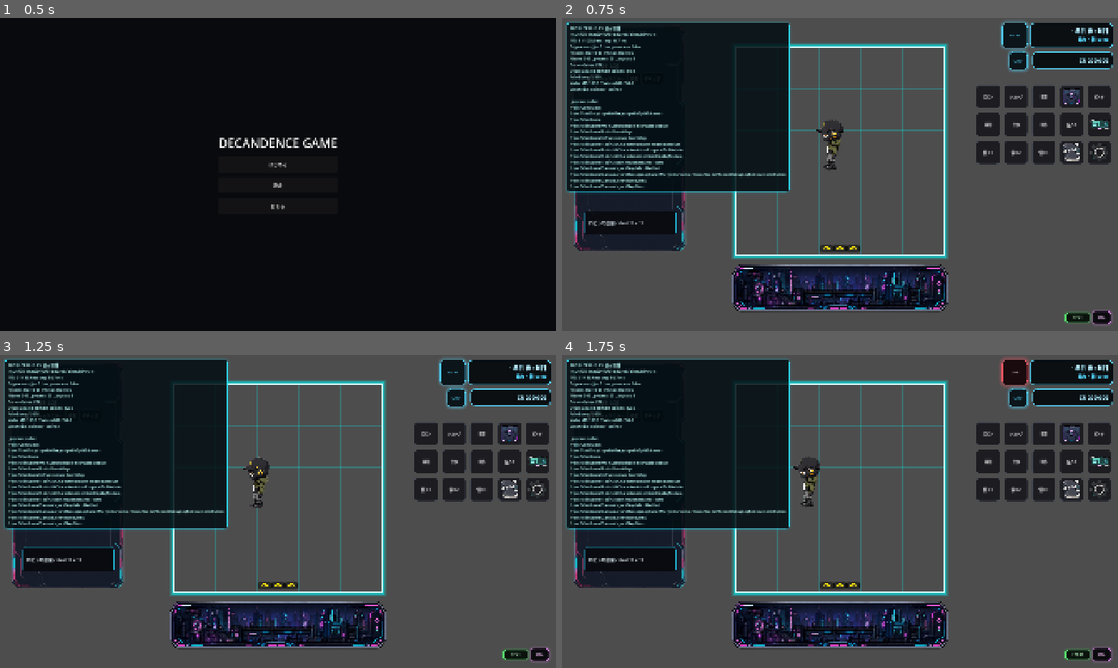
Above: before the commit, frames 1-4 (two rows, left to right).
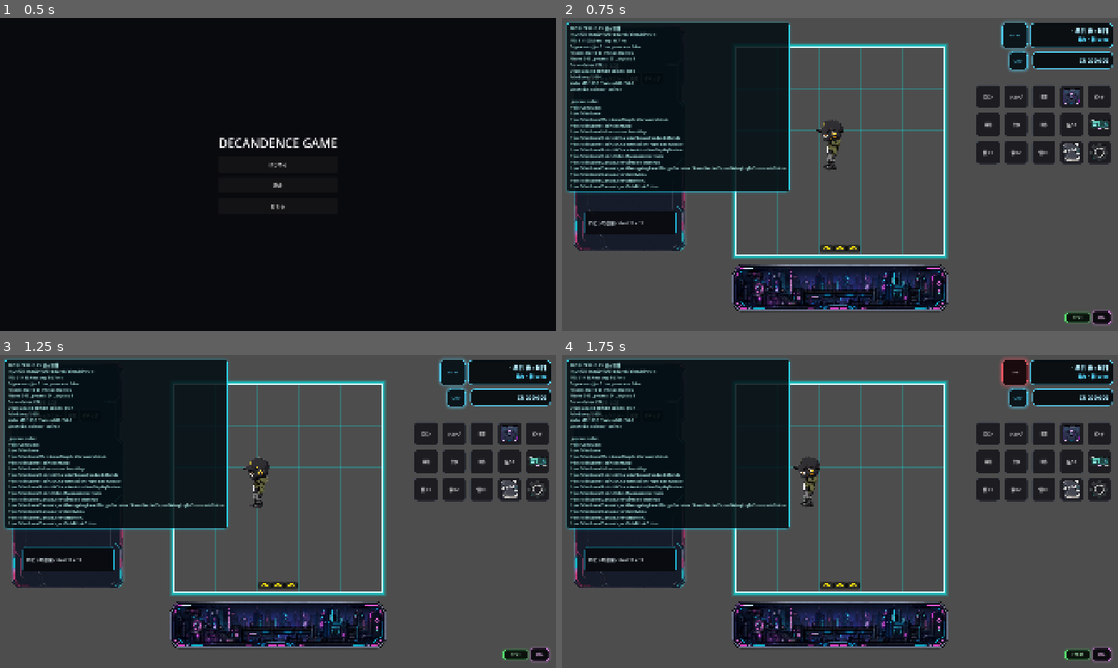
Above: after the commit, the same moments.

Repository: grimoire1089-coder/optimistic
Game: Godot game, scene res://Scenes/Boot/TitleScene.tscn
Two runs of this game, one before a commit and one after it. Both use one fixed random seed, a clock stepped at 60 frames per second and the inputs below. Sound files missing from this copy of the repository are replaced by a short silence.
Inputs:
- Up to frame 1 (0.5 s): no input
- Up to frame 2 (0.75 s): click "はじめる" at 0.5 s
- Up to frame 3 (1.25 s): no input
- Up to frame 4 (1.75 s): click "BGM" at 1.25 s

Frame 1 is identical in both runs. In frame 2, 1.2% of the frame differs, in the area x 3-41%, y 16-55%; in frame 3, 1.2%, in the area x 3-41%, y 12-55%; in frame 4, 1.2%.

Commit message:
Remove per-frame encyclopedia split correction

Diff:
--- a/Scripts/UI/Encyclopedia/Modules/EncyclopediaSplitBalancer.gd
+++ b/Scripts/UI/Encyclopedia/Modules/EncyclopediaSplitBalancer.gd
@@ -4,46 +4,40 @@
 const FOOD_PAGE_PATH := NodePath("ScreenMargin/MainPanel/MainMargin/RootRows/CategoryTabs/FoodPage")
 const HALF_RATIO := 0.5
 const RETRY_SECONDS := 0.05
-const MAX_RETRY_COUNT := 30
+const MAX_RETRY_COUNT := 12
 const DRAGGER_HIDDEN_COLLAPSED := 2
 
 var _overlay: Control
 var _food_page_split: HSplitContainer
 var _retry_count := 0
-var _last_applied_width := -1.0
+var _is_retrying := false
 
 
 func _ready() -> void:
 	process_mode = Node.PROCESS_MODE_ALWAYS
-	set_process(true)
+	set_process(false)
 	if not get_tree().node_added.is_connected(_on_node_added):
 		get_tree().node_added.connect(_on_node_added)
 	call_deferred("_refresh_overlay_refs")
 
 
-func _process(_delta: float) -> void:
-	if _food_page_split == null or not is_instance_valid(_food_page_split):
-		_refresh_overlay_refs()
+func _on_node_added(node: Node) -> void:
+	if node == null:
 		return
-	if _overlay == null or not is_instance_valid(_overlay) or not _overlay.visible:
-		return
-	_apply_half_split()
-
-
-func _on_node_added(_node: Node) -> void:
-	call_deferred("_refresh_overlay_refs")
+	if node.is_in_group(ENCYCLOPEDIA_GROUP):
+		call_deferred("_refresh_overlay_refs")
 
 
 func _refresh_overlay_refs() -> void:
 	var overlay_node := get_tree().get_first_node_in_group(ENCYCLOPEDIA_GROUP)
 	if not (overlay_node is Control):
-		_retry_half_split()
+		_schedule_retry()
 		return
 
 	_overlay = overlay_node as Control
 	_food_page_split = _overlay.get_node_or_null(FOOD_PAGE_PATH) as HSplitContainer
 	if _food_page_split == null:
-		_retry_half_split()
+		_schedule_retry()
 		return
 
 	_lock_split_dragger()
@@ -60,6 +54,13 @@
 	if _food_page_split != null:
 		if not _food_page_split.resized.is_connected(_apply_half_split_deferred):
 			_food_page_split.resized.connect(_apply_half_split_deferred)
+		var dragged_callable := Callable(self, "_on_split_dragged")
+		if _food_page_split.has_signal("dragged") and not _food_page_split.is_connected("dragged", dragged_callable):
+			_food_page_split.connect("dragged", dragged_callable)
+
+
+func _on_split_dragged(_offset: int) -> void:
+	_apply_half_split_deferred()
 
 
 func _apply_half_split_deferred() -> void:
@@ -73,11 +74,10 @@
 
 	var width := _food_page_split.size.x
 	if width <= 0.0:
-		_retry_half_split()
+		_schedule_retry()
 		return
 
 	_retry_count = 0
-	_last_applied_width = width
 	_lock_split_dragger()
 	_food_page_split.split_offset = int(round(width * HALF_RATIO))
 
@@ -88,9 +88,17 @@
 	_food_page_split.set("dragger_visibility", DRAGGER_HIDDEN_COLLAPSED)
 
 
-func _retry_half_split() -> void:
+func _schedule_retry() -> void:
+	if _is_retrying:
+		return
 	if _retry_count >= MAX_RETRY_COUNT:
 		return
+	_is_retrying = true
+	call_deferred("_retry_half_split")
+
+
+func _retry_half_split() -> void:
+	await get_tree().create_timer(RETRY_SECONDS).timeout
+	_is_retrying = false
 	_retry_count += 1
-	await get_tree().create_timer(RETRY_SECONDS).timeout
 	_refresh_overlay_refs()
